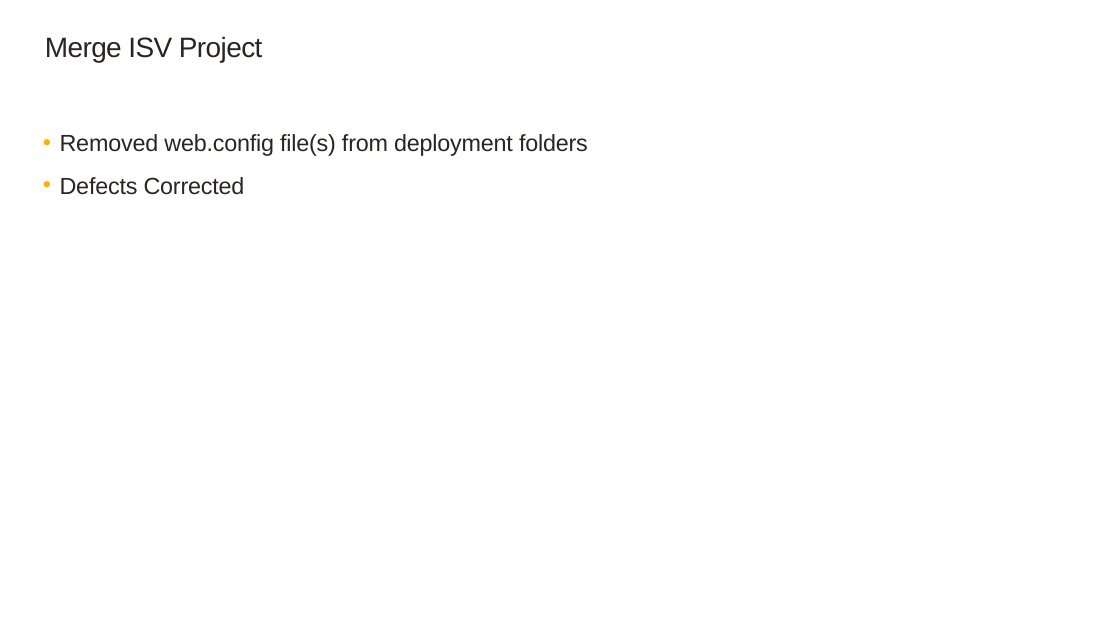
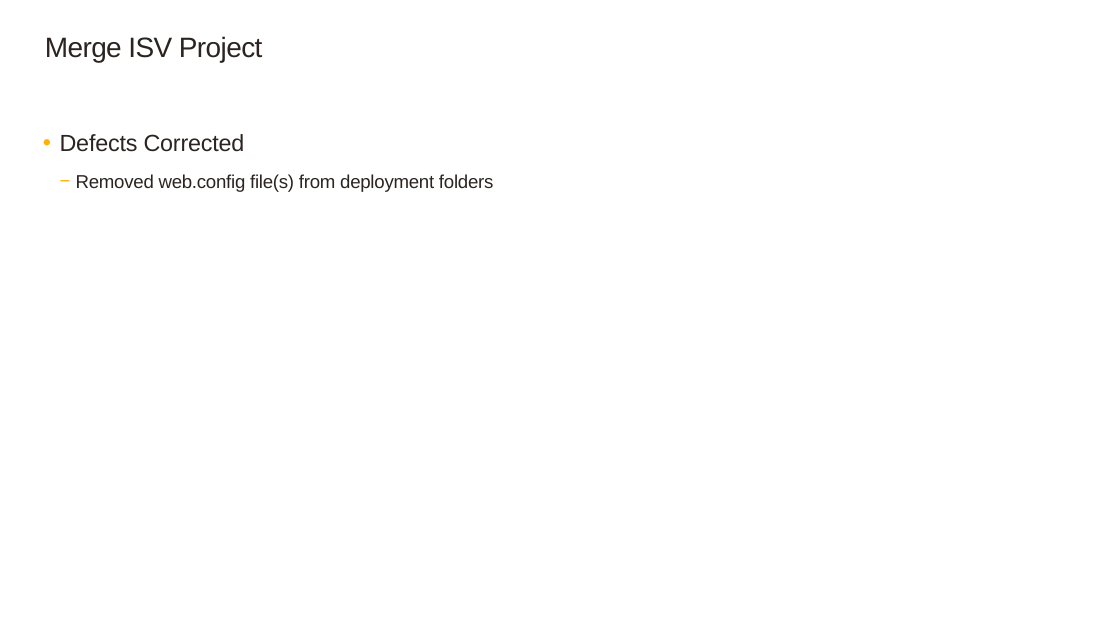
Before and after one commit to SageNADev/Sage300-SDK, a slide deck: slide 8 of docs/presentations/Sage300SDK_20192WebSDKOverview.pptx. Drawn at 1120x630 pixels with LibreOffice and Linux fonts; fonts in the diff are those of the drawing; background and template pictures are left out. Boxes give left, top, right and bottom in pixels: in the first picture for what was removed or moved away, otherwise in the second. Text is boxed around its words. In the diff, an @@ line names an element or a change of style, - is before the commit and + after.

```diff
--- a/docs/presentations/Sage300SDK_20192WebSDKOverview.pptx
+++ b/docs/presentations/Sage300SDK_20192WebSDKOverview.pptx
@@ text at (60, 134, 245, 152): paragraph added @@
+  • Defects Corrected
@@ text at (60, 177, 245, 195): paragraph removed @@
-  • Defects Corrected
@@ text at (76, 174, 493, 192): size 20 to 16 pt in "Removed web.config file(s) from deployment folders"; bullet • to −; list level 2 to 3 in "Removed web.config file(s) from deployment ..." @@
```
Also in this commit, not shown: 9 other slides changed, 15 slides added, 2 slides removed.
